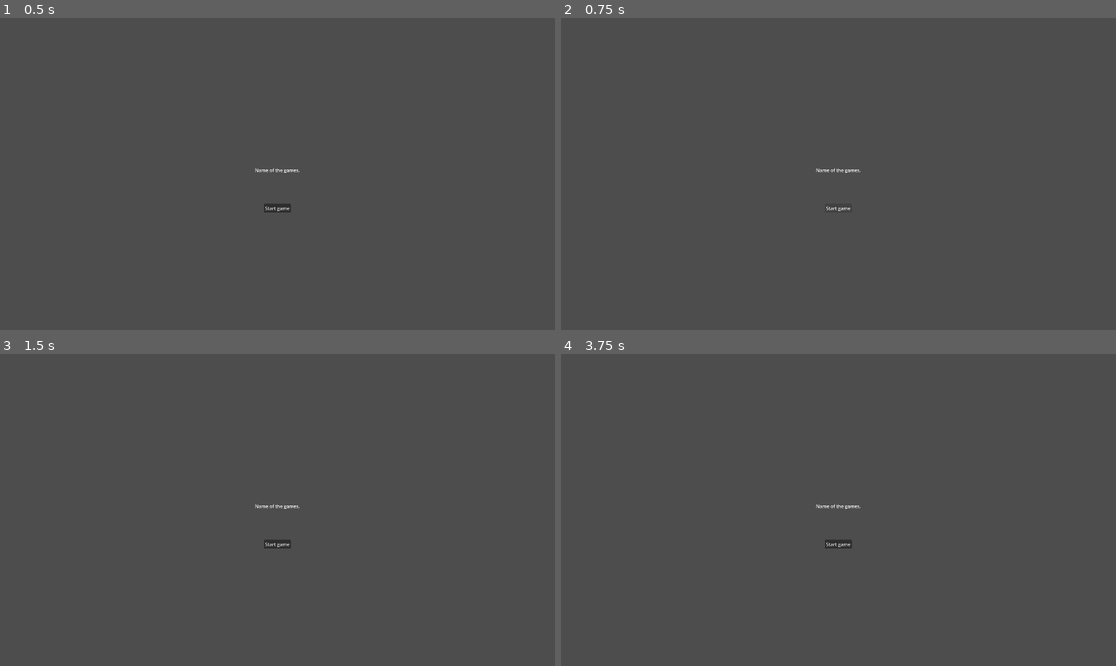
Above: before the commit, frames 1-4 (two rows, left to right).
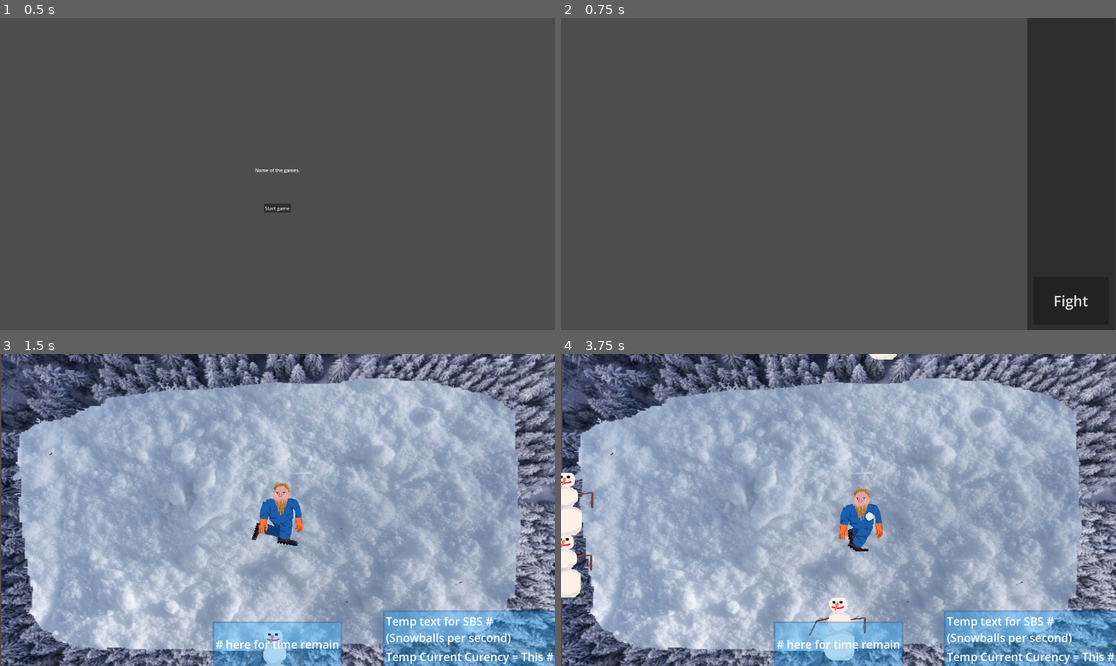
Above: after the commit, the same moments.

Repository: Parker-Vetter/snow-man-brawl
Game: Godot game, scene res://SceneManager/SceneManager.tscn
Two runs of this game, one before a commit and one after it. Both use one fixed random seed, a clock stepped at 60 frames per second and the inputs below. Before the commit the project starts from res://MainMenu.tscn.
Inputs (mouse positions are in pixels of both pictures, inside the frame that each line leads up to):
- Up to frame 1 (0.5 s): no input
- Up to frame 2 (0.75 s): click "Start game" at 0.5 s
- Up to frame 3 (1.5 s): click (510, 637) at 1.25 s, where only the run after the commit has a clickable "Fight"
- Up to frame 4 (3.75 s): click (838, 544) at 2 s, where only the run before the commit has a clickable "Start game"; click (838, 544) at 2.75 s, where only the run before the commit has a clickable "Start game"; move the mouse to (960, 494) at 3.52 s; click (960, 494) at 3.67 s

Frame 1 is identical in both runs. In frame 2, 16% of the frame differs, in the area x 45-100%, y 0-100%; in frame 3, 96%; in frame 4, 97%, in the area x 0-100%, y 0-100%.

Commit message:
Refactors scene management and enemy spawning
Updates scene switching logic to handle game data and loading.

Streamlines enemy spawning by referencing the player directly.

Introduces a main menu scene with navigation to the game.

Diff:
--- a/MainGame/Scenes/mainGame.tscn
+++ b/MainGame/Scenes/mainGame.tscn
@@ -2,11 +2,10 @@
 
 [ext_resource type="Script" uid="uid://b4iql8idvn5sl" path="res://MainGame/Scripts/main_game.gd" id="1_2gnak"]
 [ext_resource type="Texture2D" uid="uid://bnptlavybfl6u" path="res://MainGame/Assets/background.png" id="1_bde7d"]
-[ext_resource type="PackedScene" path="res://MainGame/Scenes/player2.tscn" id="2_4bhc6"]
+[ext_resource type="PackedScene" uid="uid://beoigifsn37au" path="res://MainGame/Scenes/player2.tscn" id="2_4bhc6"]
 [ext_resource type="Resource" uid="uid://doschogkwtrua" path="res://SceneManager/GameData/game_data.tres" id="2_dql36"]
 [ext_resource type="Script" uid="uid://dhq2qu3bnbfvx" path="res://MainGame/Scripts/enemy_spawner.gd" id="3_nwsis"]
 [ext_resource type="PackedScene" uid="uid://byo57dlvacb22" path="res://MainGame/Scenes/snowman.tscn" id="4_xuvwu"]
-[ext_resource type="AudioStream" uid="uid://do1tseo0itg7i" path="res://MainGame/Music/Snowman Attack (V1 - no snow crunching).wav" id="7_ov1mn"]
 [ext_resource type="PackedScene" uid="uid://lk1mrp4gwtlw" path="res://MainGame/UI/game_ui.tscn" id="7_ov1mn"]
 
 [node name="MainGame" type="Node2D" unique_id=253206731]
@@ -33,7 +32,6 @@
 [node name="GameUI" parent="CanvasLayer" unique_id=1377738225 instance=ExtResource("7_ov1mn")]
 
 [node name="Music" type="AudioStreamPlayer" parent="." unique_id=1915590744]
-stream = ExtResource("7_ov1mn")
 autoplay = true
 
 [connection signal="timeout" from="EnemySpawner/EnemySpawnTimer" to="EnemySpawner" method="_on_timer_timeout"]
--- a/MainGame/Scripts/enemy_spawner.gd
+++ b/MainGame/Scripts/enemy_spawner.gd
@@ -1,6 +1,7 @@
 extends Marker2D
 @onready var timer: Timer = $EnemySpawnTimer
-@onready var main = get_tree().get_root().get_node("MainGame")
+@onready var main: Node2D = $".."
+@onready var player: CharacterBody2D = $"../Player"
 
 ## The list of enemies to spawn
 @export var enemies: Array[Resource]
@@ -65,4 +66,5 @@
 	instance.spawnPos = getRandomPositionOffScreen()
 	instance.spinSpeed = randf_range(-300, 300)
 	instance.gameData = main.gameData
+	instance.player = player
 	main.add_child.call_deferred(instance)
--- a/MainGame/Scripts/main_game.gd
+++ b/MainGame/Scripts/main_game.gd
@@ -4,7 +4,7 @@
 @onready var peggle_drop: Node2D = get_tree().get_nodes_in_group("PeggleDrop")[0]
 
 
-func load_game_data(new_game_data: GameData):
+func load_game_state(new_game_data: GameData):
 	gameData = new_game_data
 
 
--- a/MainGame/Scripts/player.gd
+++ b/MainGame/Scripts/player.gd
@@ -3,8 +3,8 @@
 @onready var bulletOrigin: Marker2D = $BulletOrigin
 @onready var sprite: AnimatedSprite2D = $Sprite2D
 @onready var armSprite: AnimatedSprite2D = $arm
+@onready var main: Node2D = $".."
 
-@onready var main = get_tree().get_root().get_node("MainGame")
 @onready var projectile = load("res://MainGame/Scenes/projectile.tscn")
 
 @export var maxSpeed = 100
--- a/MainGame/Scripts/snowman.gd
+++ b/MainGame/Scripts/snowman.gd
@@ -1,11 +1,11 @@
 extends CharacterBody2D
 
-@onready var player = get_tree().get_root().get_node("MainGame").get_node("Player")
 
 @export var maxHealth: float = 3
 @export var speed: float = 100
 
 
+var player
 var dir: float
 var spawnPos: Vector2
 var spawnRot: float
--- a/MainMenu.tscn
+++ b/MainMenu/MainMenu.tscn
@@ -1,4 +1,6 @@
 [gd_scene format=3 uid="uid://di77pwiydkbmm"]
+
+[ext_resource type="Script" uid="uid://dtn2y2pep0n5q" path="res://MainMenu/main_menu.gd" id="1_otibh"]
 
 [node name="MainMenu" type="Control" unique_id=1444026233]
 layout_mode = 3
@@ -7,6 +9,7 @@
 anchor_bottom = 1.0
 grow_horizontal = 2
 grow_vertical = 2
+script = ExtResource("1_otibh")
 
 [node name="VBoxContainer" type="VBoxContainer" parent="." unique_id=1411306672]
 layout_mode = 1
@@ -63,3 +66,5 @@
 [node name="MarginContainer2" type="MarginContainer" parent="VBoxContainer2" unique_id=1113873521]
 layout_mode = 2
 size_flags_vertical = 3
+
+[connection signal="pressed" from="VBoxContainer2/HBoxContainer/Button" to="." method="_on_play_pressed"]
--- /dev/null
+++ b/MainMenu/main_menu.gd
@@ -0,0 +1,11 @@
+extends Control
+@onready var scene_manager: SceneManager = get_tree().get_first_node_in_group("SceneManager")
+
+
+func switchToPeggleDrop():
+	scene_manager.switch_scene(self, "res://PeggleDrop/PeggleDrop.tscn")
+	pass
+
+
+func _on_play_pressed() -> void:
+	switchToPeggleDrop()
--- a/PeggleDrop/UI/ui_fight.gd
+++ b/PeggleDrop/UI/ui_fight.gd
@@ -15,4 +15,5 @@
 
 
 func _on_pressed() -> void:
-	scene_manager.switch_scene(peggle_drop, "res://MainGame/Scenes/mainGame.tscn", peggle_drop.game_data)
+	var gd = peggle_drop.game_data
+	scene_manager.switch_scene(peggle_drop, "res://MainGame/Scenes/mainGame.tscn", gd)
--- a/SceneManager/SceneManager.tscn
+++ b/SceneManager/SceneManager.tscn
@@ -1,7 +1,7 @@
 [gd_scene format=3 uid="uid://tqybgdj5w1vp"]
 
 [ext_resource type="Script" uid="uid://v28k0xtgkx31" path="res://SceneManager/scene_manager.gd" id="1_mqdah"]
-[ext_resource type="PackedScene" uid="uid://di77pwiydkbmm" path="res://MainMenu.tscn" id="2_x7qrj"]
+[ext_resource type="PackedScene" uid="uid://di77pwiydkbmm" path="res://MainMenu/MainMenu.tscn" id="2_x7qrj"]
 
 [node name="SceneManager" type="Node" unique_id=1059134408 groups=["SceneManager"]]
 script = ExtResource("1_mqdah")
--- a/SceneManager/scene_manager.gd
+++ b/SceneManager/scene_manager.gd
@@ -4,10 +4,10 @@
 @onready var switch_node: Node = $SwitchNode
 
 ## Pass in the old scene(self) and the new scene that we want example of new_scene = "res://2DRTS/2D_RTS.tscn"
-func switch_scene(old_loaded_scene: Node, new_scene: String, game_data: GameData):
+func switch_scene(old_loaded_scene: Node, new_scene: String, game_data: GameData = null):
 	old_loaded_scene.queue_free()
 	var main_scene = load(new_scene).instantiate()
+	if main_scene.has_method("load_game_data") && game_data != null:
+		main_scene.load_game_state(game_data)
 	switch_node.add_child.call_deferred(main_scene)
 	await main_scene.ready
-	if main_scene.has_method("load_game_data") && game_data != null:
-		main_scene.load_game_state(game_data)
--- a/project.godot
+++ b/project.godot
@@ -11,7 +11,7 @@
 [application]
 
 config/name="Snow_Man_Brawl"
-run/main_scene="uid://di77pwiydkbmm"
+run/main_scene="uid://tqybgdj5w1vp"
 config/features=PackedStringArray("4.6", "GL Compatibility")
 config/icon="res://icon.svg"
 
Not shown, added: MainMenu/main_menu.gd.uid
Not shown: 1 places in PeggleDrop/PeggleDrop.tscn that only renumber resources
